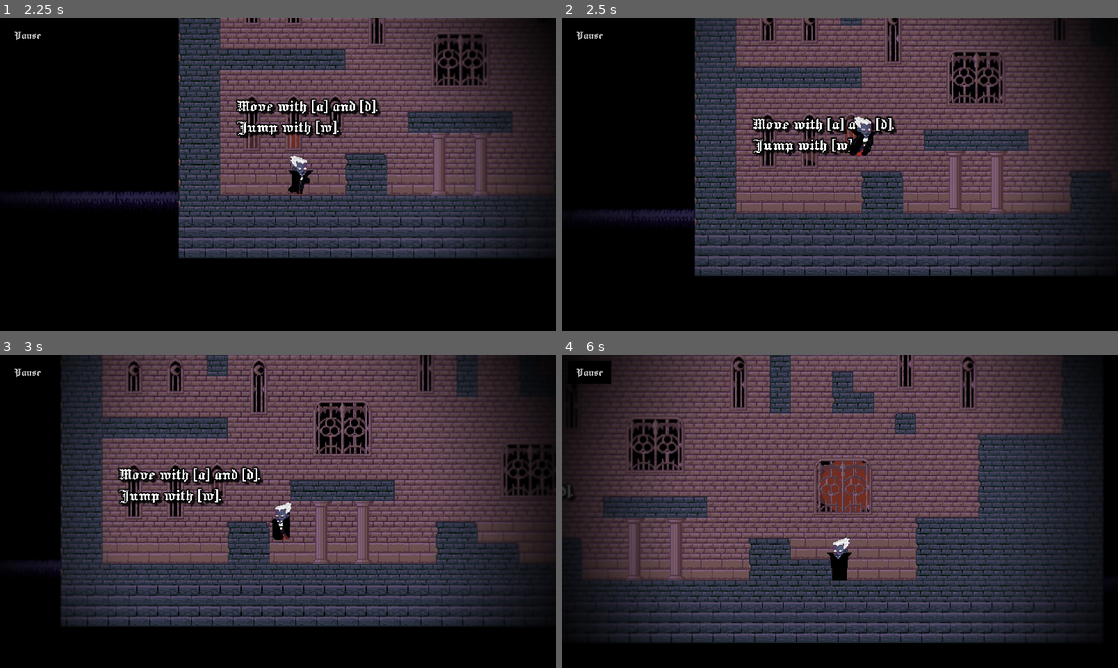
Above: before the commit, frames 1-4 (two rows, left to right).
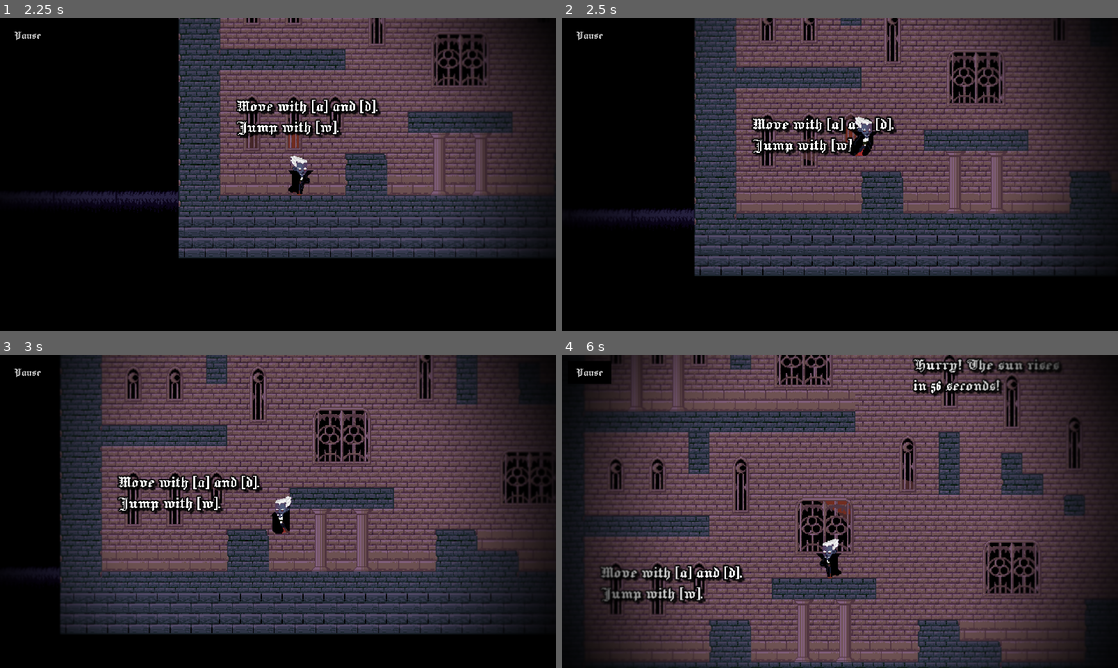
Above: after the commit, the same moments.

Repository: Agecaf/gmtk26-jamgame
Game: Godot game, scene res://main.tscn
Two runs of this game, one before a commit and one after it. Both use one fixed random seed, a clock stepped at 60 frames per second and the inputs below.
Inputs:
- Up to frame 1 (2.25 s): click "New Game" at 0.5 s; click "Continue" at 1.25 s; tap Enter (ui_accept) at 2 s; hold D (right) from 2.03 s (still down); tap S (crouch) at 2.1 s
- Up to frame 2 (2.5 s): keep holding D (right); tap W (jump) at 2.27 s
- Up to frame 3 (3 s): keep holding D (right); tap Backspace at 2.85 s
- Up to frame 4 (6 s): tap W (jump) at 3.02, 4.52, 5.27 s; release D (right) at 3.53 s; hold A (left) 3.53-4.28 s; tap Delete at 3.6 s; hold D (right) 4.28-5.78 s; tap Keypad Enter at 4.35 s; tap Space at 5.1 s; hold A (left) from 5.78 s (still down); tap S (crouch) at 5.85 s

Frame 1 is identical in both runs. In frame 2, 2.5% of the frame differs, in the area x 23-83%, y 0-83%; in frame 3, 44%; in frame 4, 64%, in the area x 0-100%, y 0-100%.

Commit message:
Fix bugs regarding player positioning near tops of walls

Diff:
--- a/game/player/player.tscn
+++ b/game/player/player.tscn
@@ -5,14 +5,14 @@
 [ext_resource type="Texture2D" uid="uid://dmbsquk3jpcci" path="res://assets/art/player/bat.png" id="3_8soms"]
 [ext_resource type="AnimationLibrary" uid="uid://bm17k7oikismj" path="res://assets/art/player/vampire_anim.tres" id="4_a4w0n"]
 
+[sub_resource type="RectangleShape2D" id="RectangleShape2D_8soms"]
+size = Vector2(17.5, 44)
+
 [sub_resource type="AtlasTexture" id="AtlasTexture_w4pk1"]
 atlas = ExtResource("3_8soms")
 
-[sub_resource type="RectangleShape2D" id="RectangleShape2D_8soms"]
-size = Vector2(17.5, 44)
-
 [sub_resource type="RectangleShape2D" id="RectangleShape2D_dnwxg"]
-size = Vector2(18, 12)
+size = Vector2(12, 12)
 
 [sub_resource type="RectangleShape2D" id="RectangleShape2D_bt2uc"]
 size = Vector2(16, 42)
@@ -46,11 +46,20 @@
 hframes = 9
 vframes = 8
 
+[node name="Collider" type="CollisionShape2D" parent="." unique_id=1086390364]
+position = Vector2(0, 2)
+shape = SubResource("RectangleShape2D_8soms")
+
 [node name="VampireSprite" type="Sprite2D" parent="." unique_id=2106957548]
 visible = false
 texture = ExtResource("2_b2mth")
 hframes = 9
 vframes = 8
+
+[node name="VampireCollider" type="CollisionShape2D" parent="." unique_id=598347343]
+visible = false
+position = Vector2(0, 2)
+shape = SubResource("RectangleShape2D_8soms")
 
 [node name="BatSprite" type="Sprite2D" parent="." unique_id=1159017955]
 visible = false
@@ -58,18 +67,9 @@
 hframes = 2
 vframes = 2
 
-[node name="Collider" type="CollisionShape2D" parent="." unique_id=1086390364]
-position = Vector2(0.75, 2)
-shape = SubResource("RectangleShape2D_8soms")
-
-[node name="VampireCollider" type="CollisionShape2D" parent="." unique_id=598347343]
-visible = false
-position = Vector2(0.5, 2)
-shape = SubResource("RectangleShape2D_8soms")
-
 [node name="BatCollider" type="CollisionShape2D" parent="." unique_id=180677197]
 visible = false
-position = Vector2(0.5, -4)
+position = Vector2(0, -5)
 shape = SubResource("RectangleShape2D_dnwxg")
 
 [node name="WallDetector" type="RayCast2D" parent="." unique_id=1753431483]
--- a/game/player/player_state.gd
+++ b/game/player/player_state.gd
@@ -16,8 +16,8 @@
 
 
 func _on_player_ready() -> void:
-	# Put the wall detector raycast a full height above the character
-	player.wall_detector.position = player.collider.shape.get_rect().size.y * Vector2.UP
+	# Put the wall detector raycast half the character's height overhead
+	player.wall_detector.position = player.collider.shape.get_rect().size.y * 0.5 * Vector2.UP
 	# Then set it up to check a full width ahead of the character
 	player.wall_detector.target_position = player.collider.shape.get_rect().size.x * Vector2.RIGHT
 
